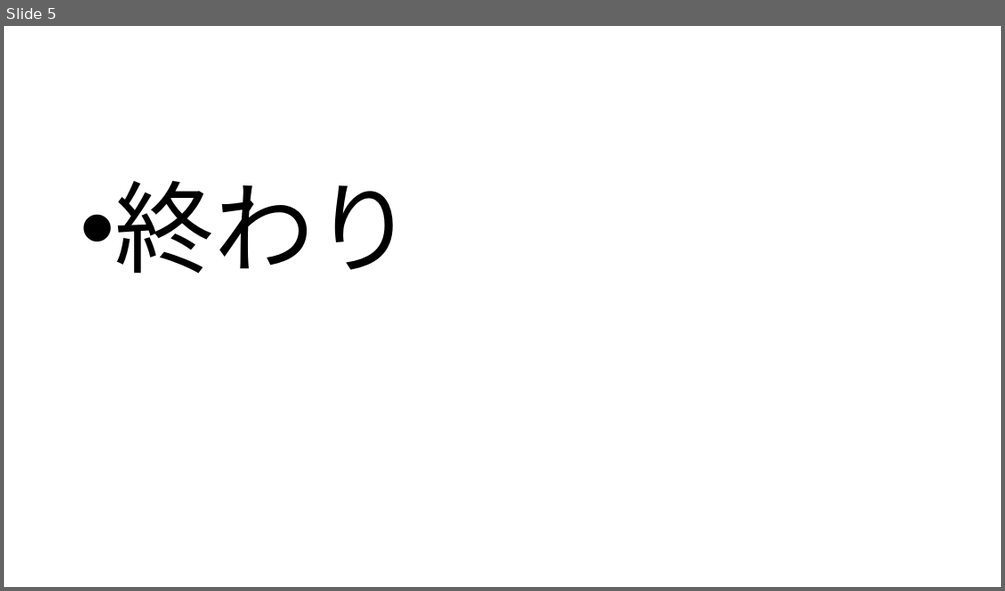
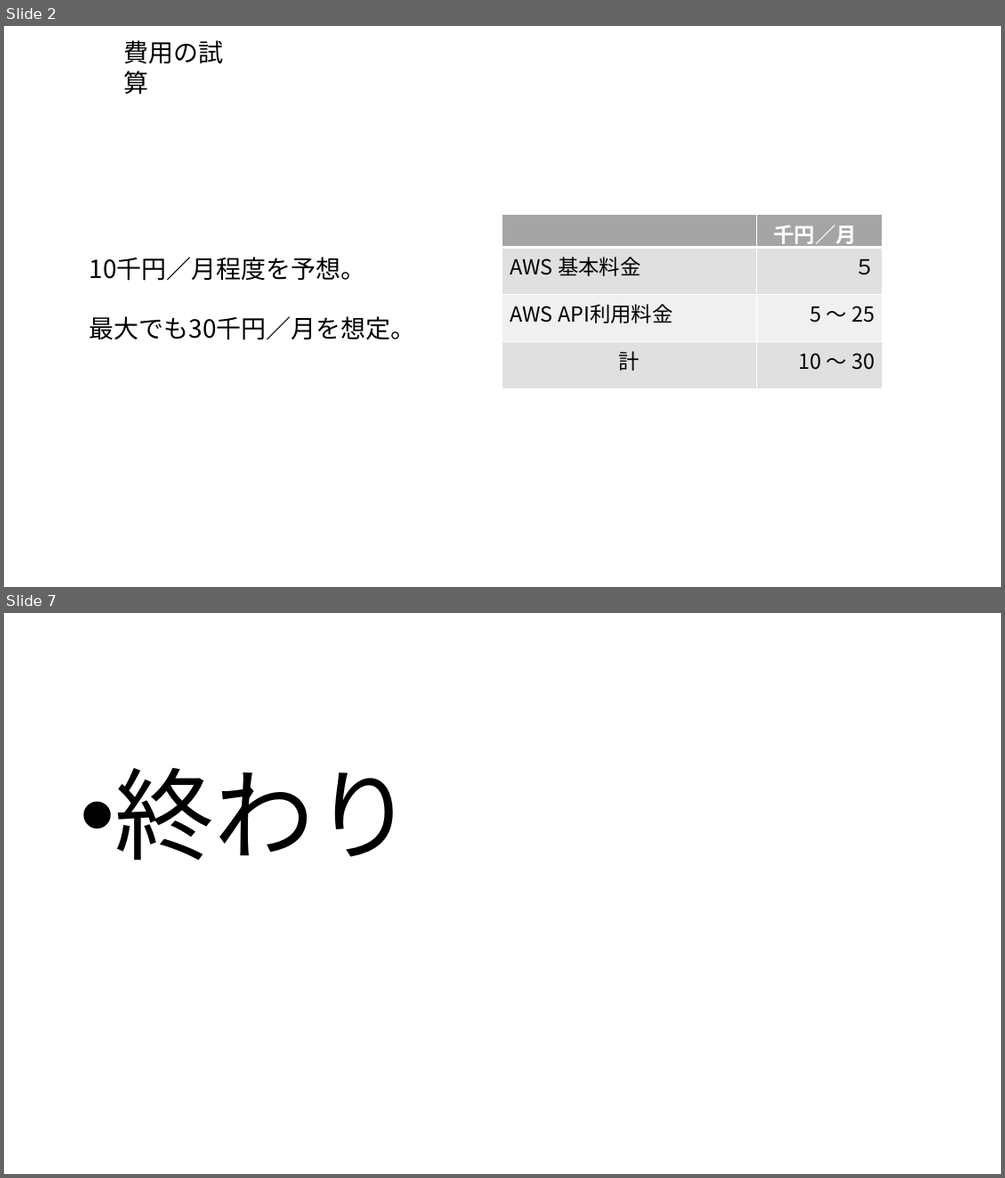
Before and after one commit to kiri0408/tyaga, a slide deck: aws_memo.pptx. Shown one above the other, each under a label of ours: slide 5 before the commit, slides 2 and 7 after it; the slides between them are not shown. The pictures are 1005x591 and 1005x1178 pixels, drawn with LibreOffice and Linux fonts; fonts in the diff are those of the drawing. Boxes give left, top, right and bottom in pixels: in the first picture for what was removed or moved away, otherwise in the second. Text is boxed around its words. In the diff, an @@ line names an element or a change of style, - is before the commit and + after.

```diff
--- a/aws_memo.pptx
+++ b/aws_memo.pptx
@@ slide 2 added at box(4, 26, 1001, 587), background #FFFFFF @@
@@ text added at box(123, 40, 223, 95), 24 pt, text #000000 @@
+費用の試算
@@ table added at box(502, 215, 883, 388), 4 rows, 2 columns @@
+ | 千円／月
+AWS 基本料金 | ５
+AWS API利用料金 | 5 ～ 25
+計 | 10 ～ 30
@@ text added at box(89, 257, 416, 340), 24 pt, text #000000 @@
+10千円／月程度を予想。
+最大でも30千円／月を想定。
@@ what was slide 5 is now slide 7 @@
```
Also in this commit, not shown: 5 slides changed, 2 other slides added.
